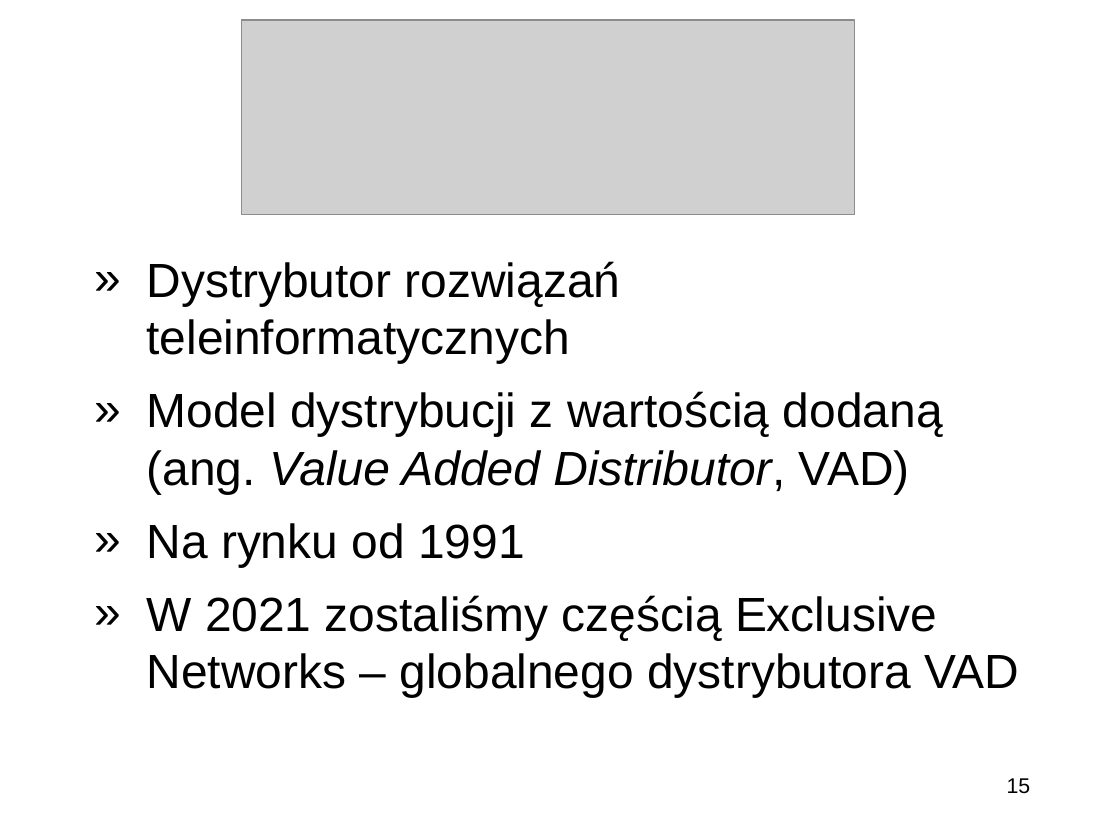
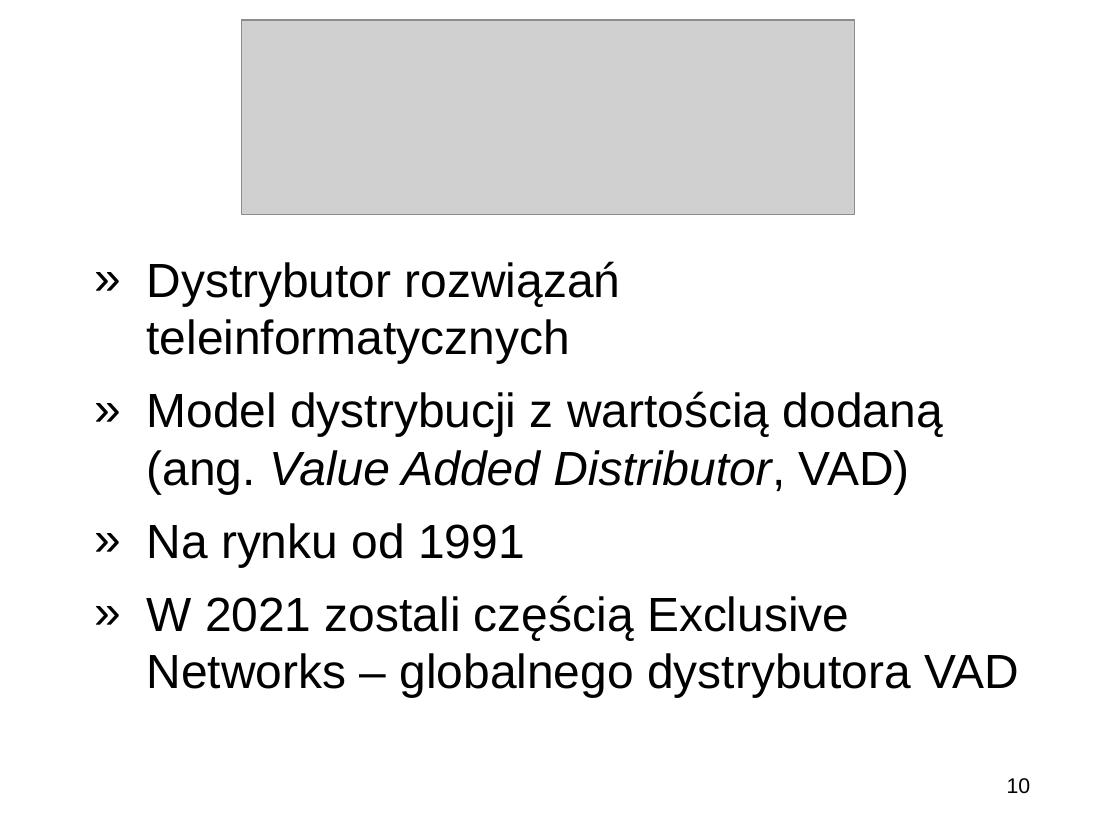
Before and after one commit to miklesz/Courses, a slide deck: slide 10 of Kierunki Rozwoju Telekomunikacji/Wprowadzenie do przedmiotu Kierunki Rozwoju Telekomunikacji.pptx (slide 15 before the commit). Drawn at 1120x840 pixels with LibreOffice and Linux fonts; fonts in the diff are those of the drawing; grey boxes stand for pictures; background and template pictures are left out. Boxes give left, top, right and bottom in pixels: in the first picture for what was removed or moved away, otherwise in the second. Text is boxed around its words. In the diff, an @@ line names an element or a change of style, - is before the commit and + after.

```diff
--- a/Kierunki Rozwoju Telekomunikacji/Wprowadzenie do przedmiotu Kierunki Rozwoju Telekomunikacji.pptx
+++ b/Kierunki Rozwoju Telekomunikacji/Wprowadzenie do przedmiotu Kierunki Rozwoju Telekomunikacji.pptx
@@ text at [146,595,1019,697]: text changed @@
-» W 2021 zostaliśmy częścią Exclusive Networks – globalnego dystrybutora VAD
+» W 2021 zostali częścią Exclusive Networks – globalnego dystrybutora VAD
@@ page number at [1007,778,1031,794]: text changed @@
-15
+10
```
Also in this commit, not shown: 9 other slides changed, 6 slides added, 3 slides removed, 1 other file.
